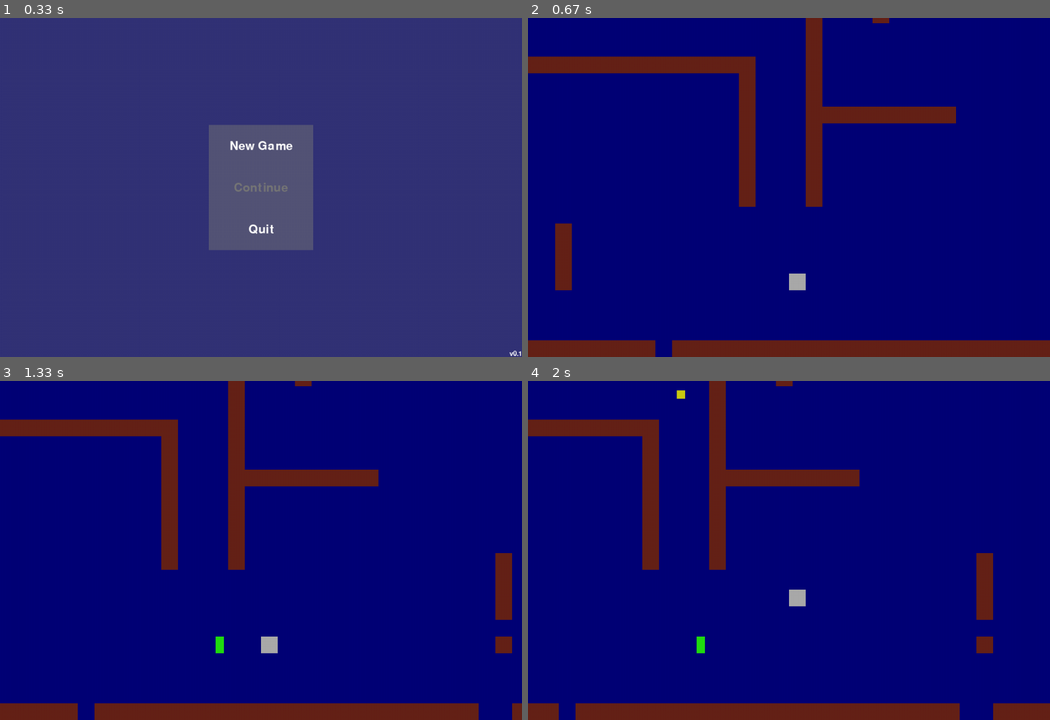
Above: before the commit, frames 1-4 (two rows, left to right).
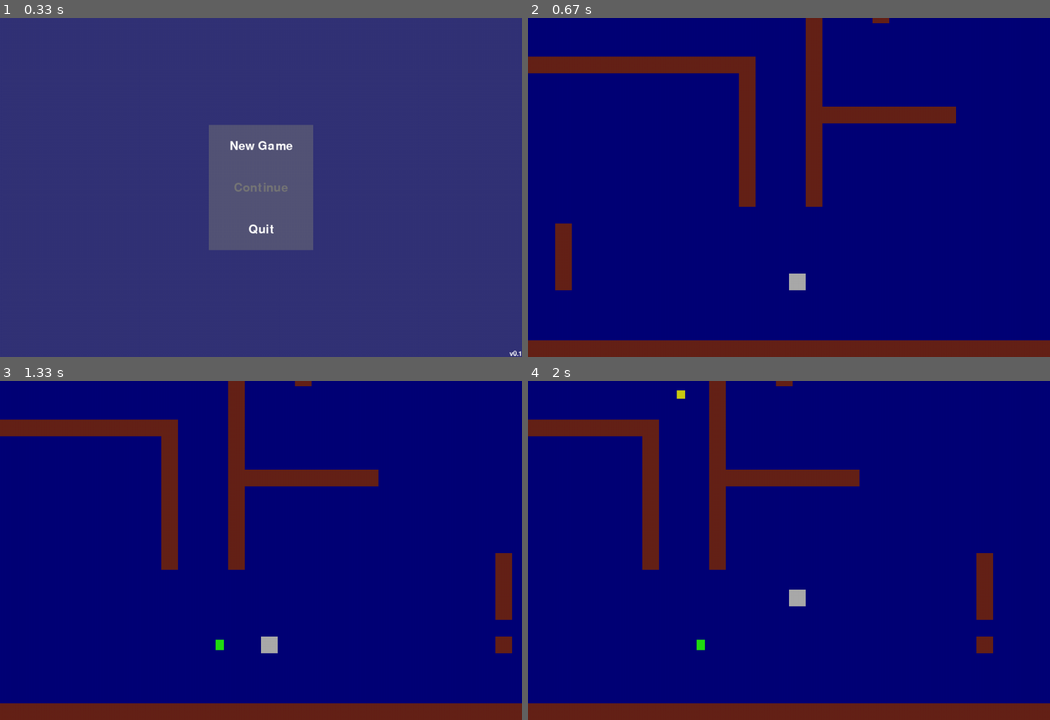
Above: after the commit, the same moments.

Repository: Danya0x07/Ghost-Hunter
Game: pygame game, started from main.py
The game is run twice, just before and just after one commit, with the same random seed, the same clock (stepped at 60 frames per second) and the same inputs.
Inputs (mouse positions are in pixels of both pictures, inside the frame that each line leads up to):
- Up to frame 1 (0.33 s): no input
- Up to frame 2 (0.67 s): click (789, 146) at 0.38 s
- Up to frame 3 (1.33 s): tap Space at 0.67 s; hold D from 1 s (still down)
- Up to frame 4 (2 s): release D at 1.47 s; hold W 1.5-1.8 s; hold D from 1.83 s (still down)

Frame 1 is identical in both runs. In frame 2, 0.2% of the frame differs, in the area x 24-28%, y 95-100%; in frame 3, 0.5%, in the area x 14-99%, y 75-100%; in frame 4, 0.5%.

Commit message:
Убран лишний список стен, теперь только группа

Diff:
--- a/config.py
+++ b/config.py
@@ -35,7 +35,7 @@
 PLASMA_COLOR = Color('#CCCC11')
 
 BOMB_WIDTH = 16
-BOMB_HEIGHT = 32
+BOMB_HEIGHT = 20
 BOMB_SIZE = (BOMB_WIDTH, BOMB_HEIGHT)
 BOMB_COLOR = Color('#22DD11')
 BOMB_TIMEOUT = 120
--- a/maps.py
+++ b/maps.py
@@ -43,6 +43,6 @@
     "#                                                              #",
     "#                                                              #",
     "#                                                              #",
-    "###################### #######################  ################",
+    "################################################################",
 
 )
--- a/scenes.py
+++ b/scenes.py
@@ -51,7 +51,7 @@
 
     def draw_objects(self):
         self.screen.blit(self.space, (0, 0))
-        for btn in iter(self.buttons):
+        for btn in self.buttons:
             btn.draw(self.screen)
         self.labels.draw(self.screen)
 
@@ -72,11 +72,10 @@
         self.screen = screen
         self.space = Surface((SCREEN_WIDTH, SCREEN_HEIGHT))
         self.space.fill(GAME_BG_COLOR)
-        self.entities = Group()
+        self.walls = Group()
         self.enemies = Group()
         self.plasmas = Group()
         self.bombs = Group()
-        self.walls = []
         self.create_map(maps.hotel_map)
         self.camera = Camera(*get_total_level_size(maps.hotel_map))
         self.clock = Clock()
@@ -88,11 +87,9 @@
             for col in row:
                 if col == '#':
                     wall = Wall(x, y)
-                    self.entities.add(wall)
-                    self.walls.append(wall)
+                    self.walls.add(wall)
                 elif col == 'h':
                     self.hunter = Hunter(x, y)
-                    self.entities.add(self.hunter)
                 elif col == 'e':
                     enemy = Enemy(x, y)
                     self.enemies.add(enemy)
@@ -124,14 +121,15 @@
 
     def draw_objects(self):
         self.screen.blit(self.space, (0, 0))
-        for e in self.entities:
+        for e in self.walls:
             self.screen.blit(e.image, self.camera.apply(e))
+        for b in self.bombs:
+            self.screen.blit(b.image, self.camera.apply(b))
+        for p in self.plasmas:
+            self.screen.blit(p.image, self.camera.apply(p))
         for e in self.enemies:
             self.screen.blit(e.image, self.camera.apply(e))
-        for p in self.plasmas:
-            self.screen.blit(p.image, self.camera.apply(p))
-        for b in self.bombs:
-            self.screen.blit(b.image, self.camera.apply(b))
+        self.screen.blit(self.hunter.image, self.camera.apply(self.hunter))
 
     def mainloop(self):
         self.running = True
